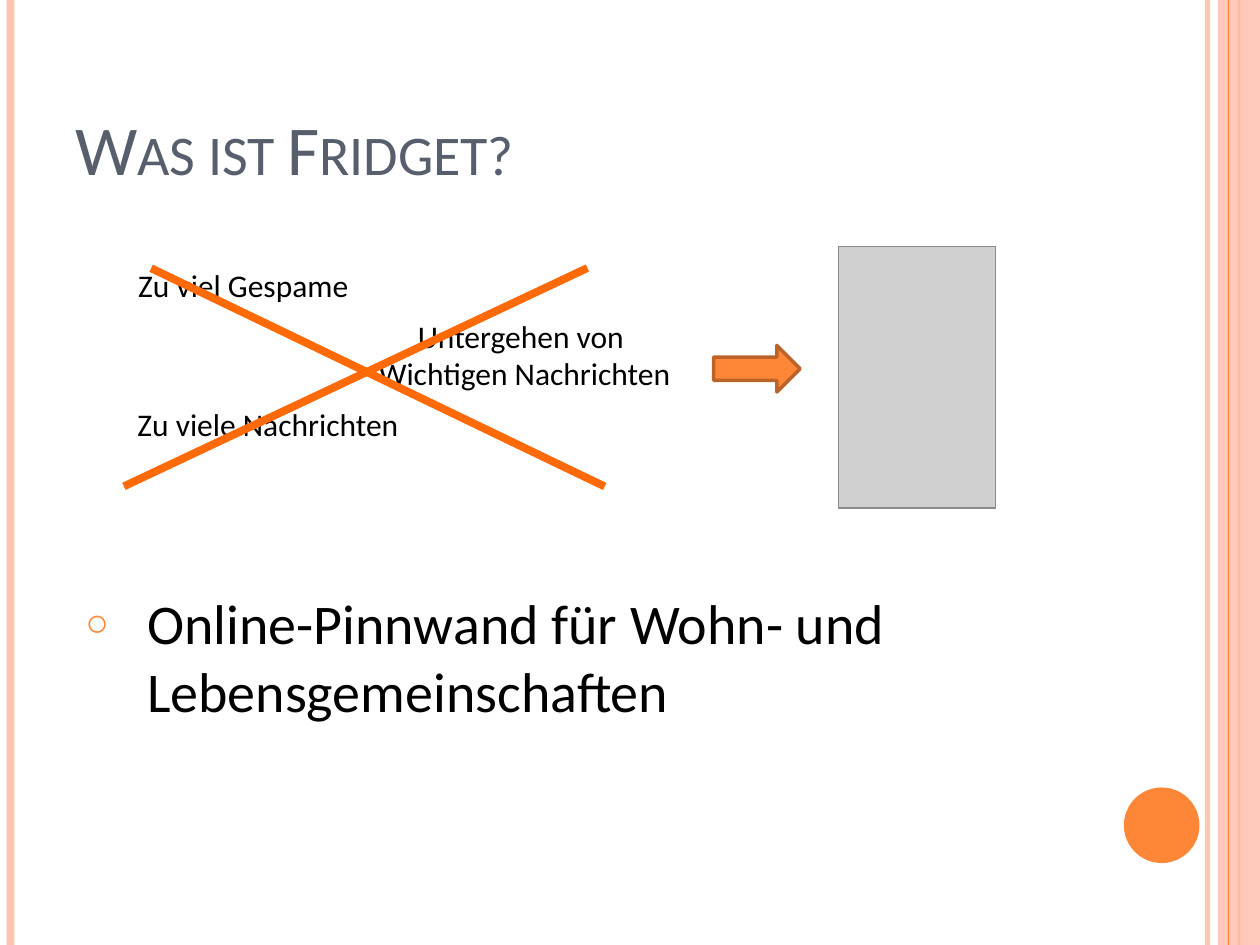
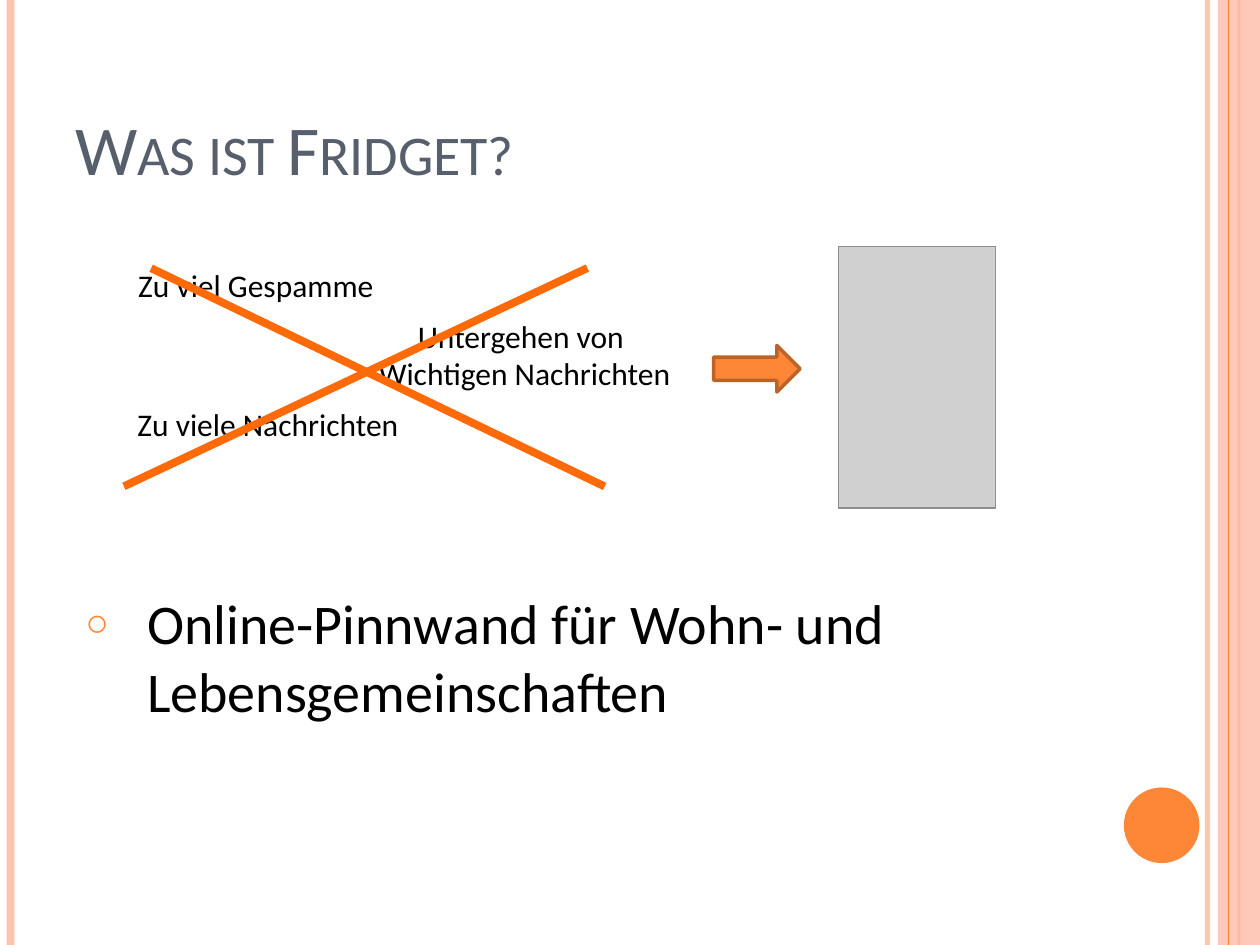
Before and after one commit to YuKitAs/fridget-android, a slide deck: slide 3 of documentation/Abschluss/Abschlusspräsentation.pptx. Drawn at 1260x945 pixels with LibreOffice and Linux fonts; fonts in the diff are those of the drawing; grey boxes stand for pictures. Boxes give left, top, right and bottom in pixels: in the first picture for what was removed or moved away, otherwise in the second. Text is boxed around its words. In the diff, an @@ line names an element or a change of style, - is before the commit and + after.

```diff
--- a/documentation/Abschluss/Abschlusspräsentation.pptx
+++ b/documentation/Abschluss/Abschlusspräsentation.pptx
@@ text at (138,270,373,304): text changed @@
-Zu viel Gespame
+Zu viel Gespamme
```
Also in this commit, not shown: 4 other slides changed.
